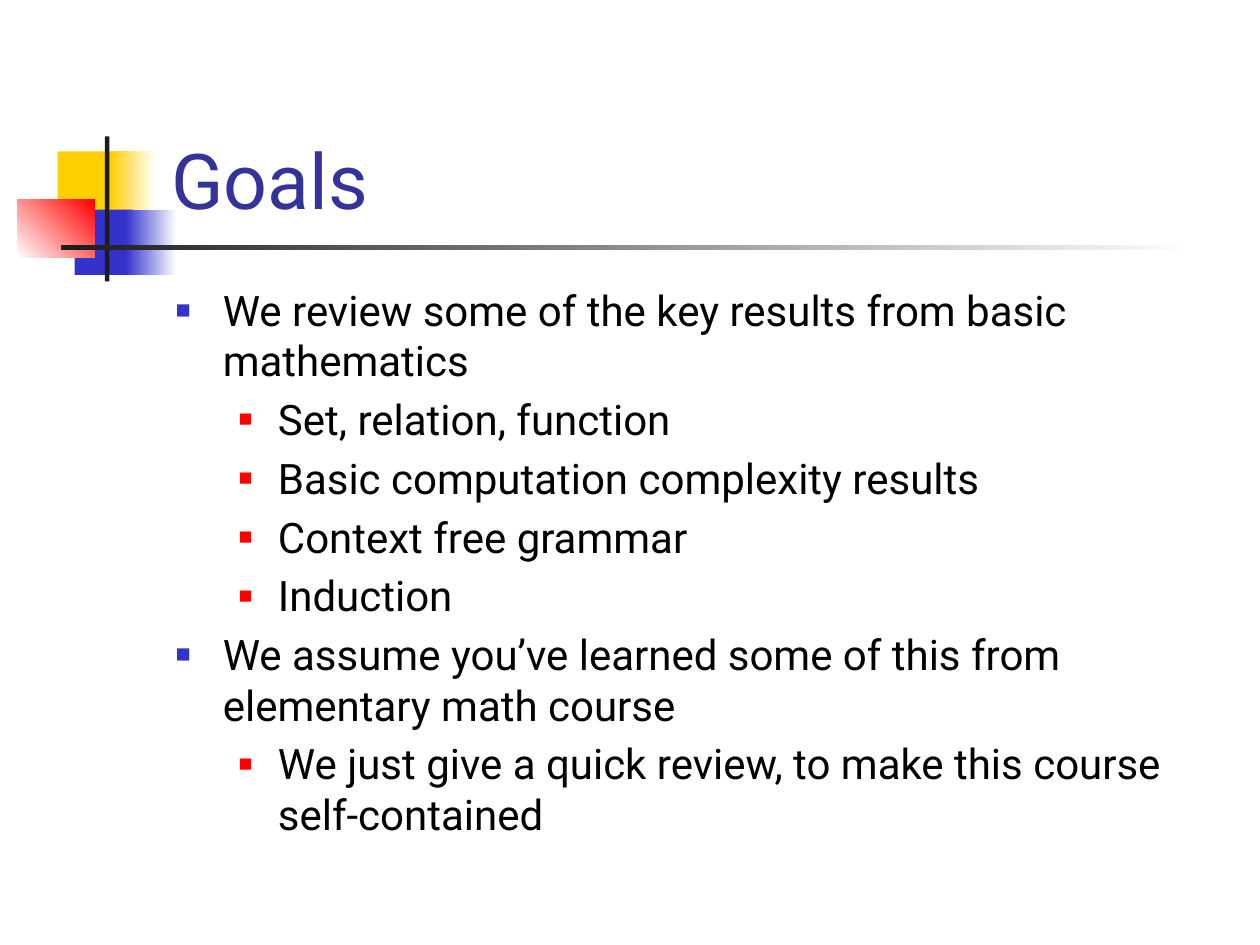
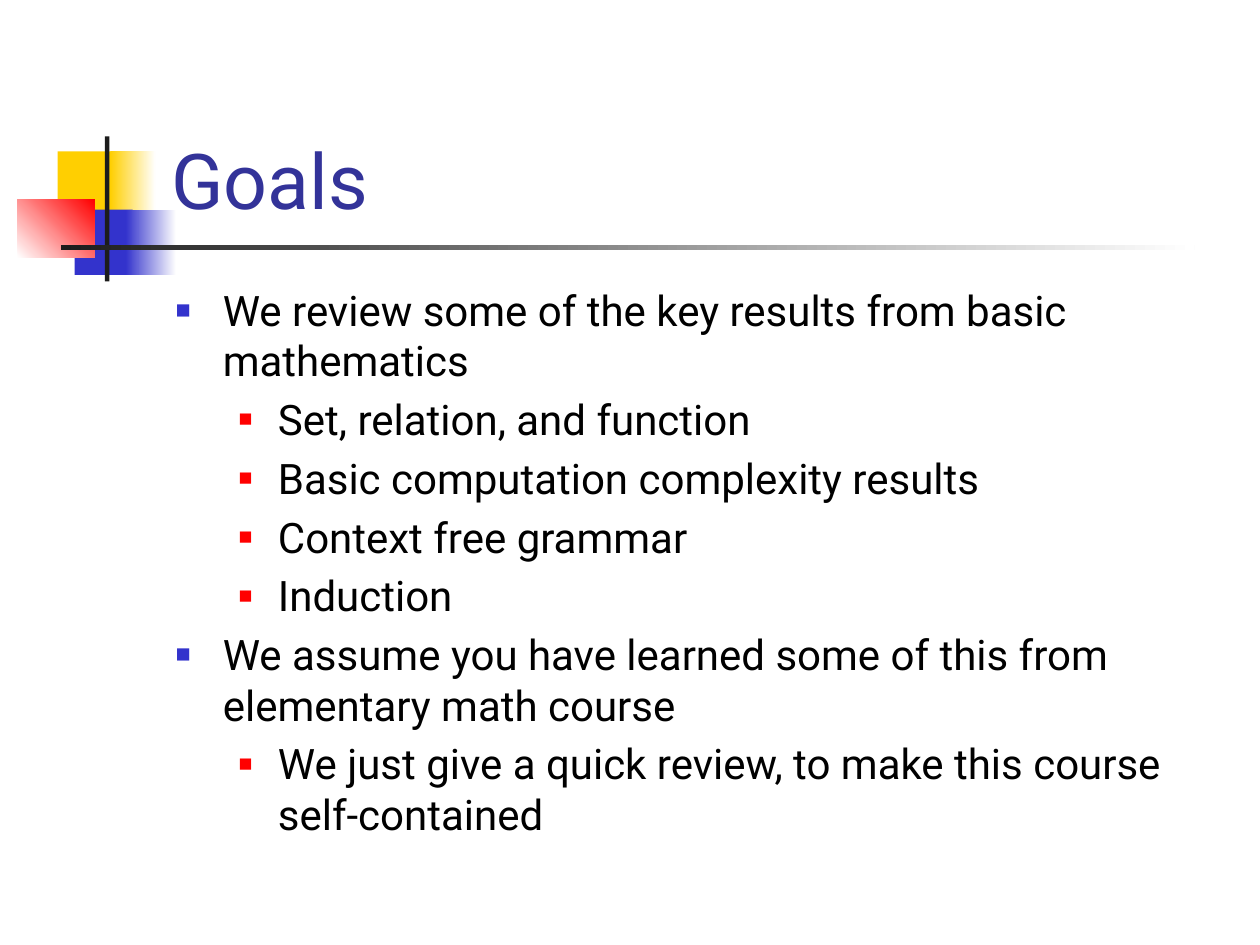
Before and after one commit to csslab-ustc/csslab-ustc.github.io, a slide deck: slide 2 of courses/theory/slides/lec02-math-foundation.pptx. Drawn at 1260x945 pixels with LibreOffice and Linux fonts; fonts in the diff are those of the drawing. Boxes give left, top, right and bottom in pixels: in the first picture for what was removed or moved away, otherwise in the second. Text is boxed around its words. In the diff, an @@ line names an element or a change of style, - is before the commit and + after.

```diff
--- a/courses/theory/slides/lec02-math-foundation.pptx
+++ b/courses/theory/slides/lec02-math-foundation.pptx
@@ text at [278, 403, 751, 441]: text changed @@
-  ■ Set, relation, function
+  ■ Set, relation, and function
@@ text at [223, 638, 1108, 730]: text changed @@
-■ We assume you’ve learned some of this from elementary math course
+■ We assume you have learned some of this from elementary math course
```
Also in this commit, not shown: 1 other slide changed, 11 slides added, 1 slide removed, 4 other files.
